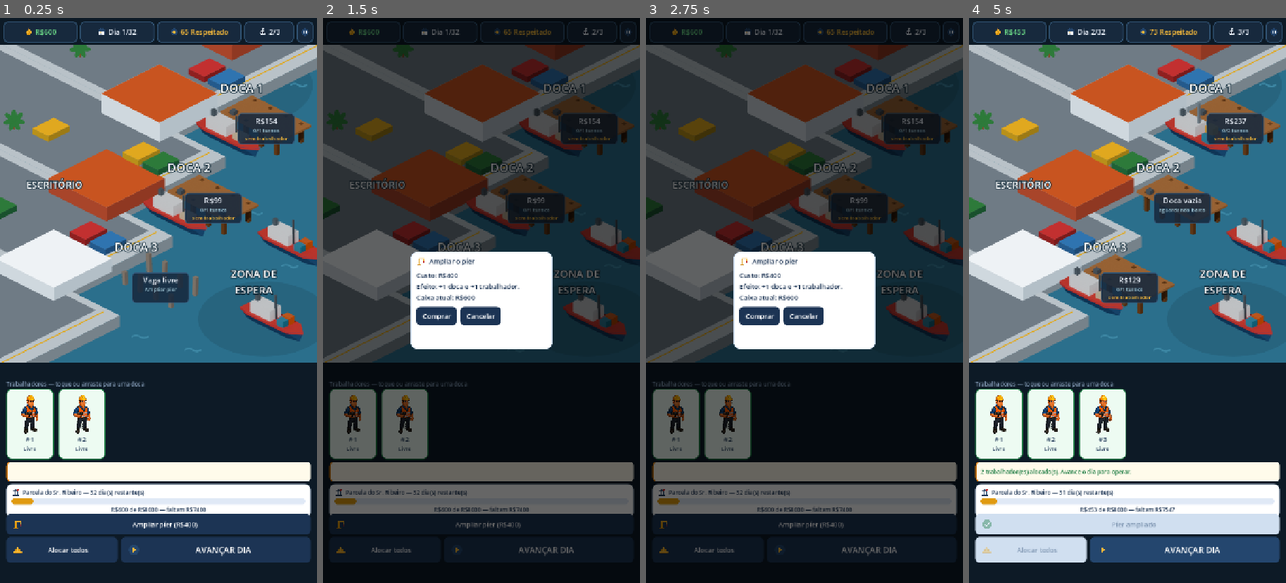
Above: before the commit, frames 1-4 (left to right).
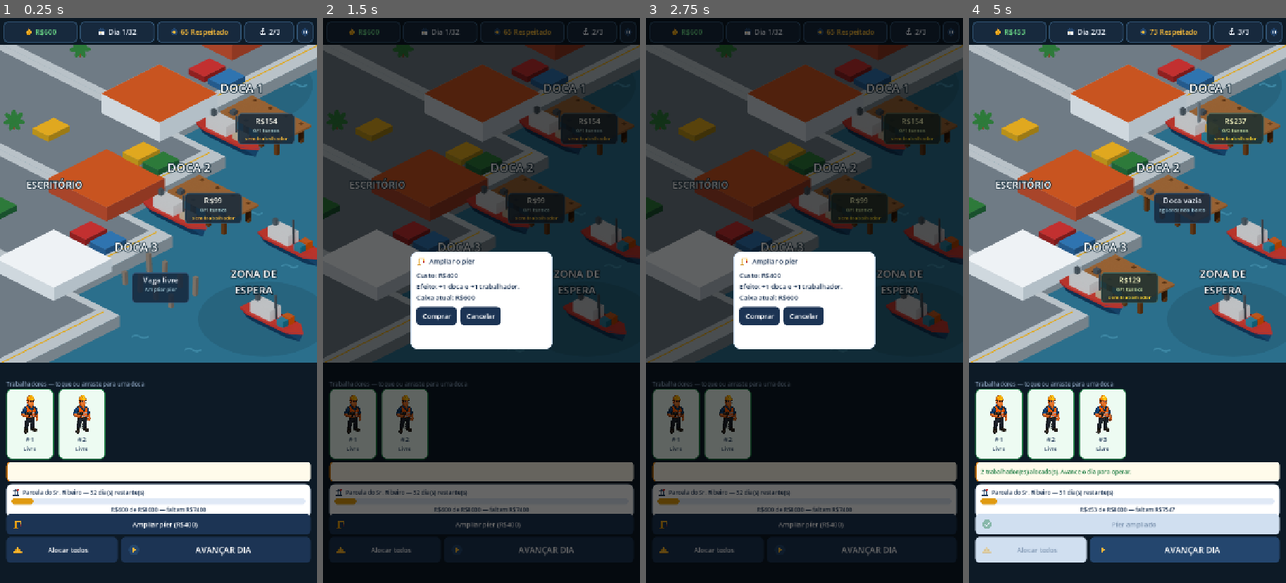
Above: after the commit, the same moments.

Repository: Brunoleon98/br-port
Game: Godot game, scene res://scenes/Main.tscn
Same seed, same stepped clock (60 frames per second), same inputs: the game is played once before the commit and once after it.
Inputs:
- Up to frame 1 (0.25 s): no input
- Up to frame 2 (1.5 s): click "Ampliar píer (R$400)" at 0.5 s; click "Alocar todos" at 1.25 s
- Up to frame 3 (2.75 s): click "AVANÇAR DIA" at 2 s
- Up to frame 4 (5 s): click "Comprar" at 2.75 s; click "Alocar todos" at 3.5 s; click "AVANÇAR DIA" at 4.25 s

The runs differ from the first frame. In frame 2, 0.5% of the frame differs, in the area x 45-100%, y 15-56%; in frame 3, 0.5%; in frame 4, 0.6%, in the area x 28-100%, y 15-53%.

Commit message:
Give the port some movement without drawing anything new
The briefing already said animation is not something you ask a generator for —
a bobbing boat is a Tween over a sprite that exists. Three of them, all in the
berth scene plus the two anchored boats.

Boats bob. A boat that has just arrived slides in from the waiting-zone side
and fades up before settling into the bob, so the berth filling reads as
something that happened rather than a sprite appearing between frames. The two
anchored boats bob on offset phases, because moving in lockstep is what gives
a trick away.

The third one earns its place twice: a berth holding a boat with nobody working
it pulses its chip amber. It is decoration and it is also the fix for what got
lost while playing — a boat waiting on a worker is easy to miss on a map this
busy, and now it asks for attention.

Verified by capturing two frames sixty apart and counting changed pixels per
band: movement in the map, none in the HUD or the footer, which is where it
should and should not be.

Co-Authored-By: Claude Opus 5 <noreply@anthropic.com>
Claude-Session: https://claude.ai/code/session_019u5RZ3eUcPEomcNVMuzr8K

Diff:
--- a/brport_vs/scripts/Dock.gd
+++ b/brport_vs/scripts/Dock.gd
@@ -30,6 +30,22 @@
 # em dia; a doca só precisa saber para onde mandar o toque.
 var trabalhador_selecionado: int = -1
 
+# ── ANIMAÇÃO ──
+# Nada aqui precisa de arte nova: é Tween sobre os sprites que já existem.
+# O balanço dá vida ao barco parado; a chegada explica de onde ele veio; e a
+# pulsação da chip aponta a doca que está esperando trabalhador — que era
+# justamente o que se perdia de vista jogando.
+const BALANCO_PX := 5.0
+const BALANCO_SEG := 1.7
+const CHEGADA_SEG := 0.5
+const PULSO_SEG := 0.9
+
+var _barco_base := Vector2.ZERO
+var _barco_id_anterior: int = -1
+var _tw_balanco: Tween
+var _tw_chegada: Tween
+var _tw_pulso: Tween
+
 @onready var _pier: TextureRect = $Pier
 @onready var _barco: TextureRect = $Barco
 @onready var _chip: PanelContainer = $Chip
@@ -49,6 +65,7 @@
 
 
 func _ready() -> void:
+	_barco_base = _barco.position
 	if dock_index >= 0:
 		refresh()
 
@@ -65,10 +82,12 @@
 	# isso eles são apagados aqui e reacesos só por quem tem o que anunciar.
 	_progresso_icone.visible = false
 	_trabalhador_icone.visible = false
+	_pulsar_chip(false)
 
 	# Vaga ainda não construída: estacas velhas, sem barco.
 	if not esta_construida():
 		_pier.texture = ArtePierVazio
+		_parar_barco()
 		_barco.texture = null
 		_valor.text = "Vaga livre"
 		_progresso.text = "Ampliar píer"
@@ -80,6 +99,7 @@
 	var boat = dock["boat"]
 
 	if boat == null:
+		_parar_barco()
 		_barco.texture = null
 		_valor.text = "Doca vazia"
 		_progresso.text = "aguardando barco"
@@ -94,12 +114,16 @@
 	_valor.text = "R$%d%s" % [valor, " (acordo)" if boat.get("matched", false) else ""]
 
 	if sob_oferta:
+		_animar_barco(int(boat["id"]))
 		_progresso_icone.visible = true
 		_progresso.text = "OFERTA DO RIVAL"
 		_trabalhador.text = ""
 		return
 
 	_progresso.text = "%d/%d turnos" % [int(boat["progress"]), int(boat["op_turns"])]
+	_animar_barco(int(boat["id"]))
+	# Barco parado esperando gente é o que o jogador precisa notar.
+	_pulsar_chip(dock["worker_id"] == null and int(boat["progress"]) == 0)
 
 	if dock["worker_id"] == null:
 		_trabalhador.text = "sem trabalhador"
@@ -148,3 +172,63 @@
 	if GameState.docks[dock_index]["worker_id"] != null:
 		GameState.release_worker(dock_index)
 		accept_event()
+
+
+# ── as animações ──
+func _parar_barco() -> void:
+	_barco_id_anterior = -1
+	for tw in [_tw_balanco, _tw_chegada]:
+		if tw != null and tw.is_valid():
+			tw.kill()
+	_barco.position = _barco_base
+
+
+func _animar_barco(barco_id: int) -> void:
+	if barco_id == _barco_id_anterior:
+		return                      # mesmo barco: já está balançando
+	var era_outro := _barco_id_anterior != -1
+	_barco_id_anterior = barco_id
+
+	if _tw_chegada != null and _tw_chegada.is_valid():
+		_tw_chegada.kill()
+	if _tw_balanco != null and _tw_balanco.is_valid():
+		_tw_balanco.kill()
+
+	# Barco novo entra deslizando do lado da zona de espera; o que já estava
+	# aqui (ao recarregar um save) simplesmente aparece.
+	if not era_outro:
+		_barco.position = _barco_base
+		_iniciar_balanco()
+		return
+
+	_barco.position = _barco_base + Vector2(90, -45)
+	_barco.modulate.a = 0.0
+	_tw_chegada = create_tween().set_parallel(true)
+	_tw_chegada.tween_property(_barco, "position", _barco_base, CHEGADA_SEG) \
+		.set_trans(Tween.TRANS_CUBIC).set_ease(Tween.EASE_OUT)
+	_tw_chegada.tween_property(_barco, "modulate:a", 1.0, CHEGADA_SEG * 0.6)
+	_tw_chegada.chain().tween_callback(_iniciar_balanco)
+
+
+func _iniciar_balanco() -> void:
+	_barco.modulate.a = 1.0
+	if _tw_balanco != null and _tw_balanco.is_valid():
+		_tw_balanco.kill()
+	_tw_balanco = create_tween().set_loops()
+	_tw_balanco.tween_property(_barco, "position:y",
+		_barco_base.y - BALANCO_PX, BALANCO_SEG).set_trans(Tween.TRANS_SINE)
+	_tw_balanco.tween_property(_barco, "position:y",
+		_barco_base.y, BALANCO_SEG).set_trans(Tween.TRANS_SINE)
+
+
+func _pulsar_chip(ligado: bool) -> void:
+	if _tw_pulso != null and _tw_pulso.is_valid():
+		_tw_pulso.kill()
+	if not ligado:
+		_chip.modulate = Color.WHITE
+		return
+	_tw_pulso = create_tween().set_loops()
+	_tw_pulso.tween_property(_chip, "modulate", Color(1.35, 1.2, 0.75), PULSO_SEG) \
+		.set_trans(Tween.TRANS_SINE)
+	_tw_pulso.tween_property(_chip, "modulate", Color.WHITE, PULSO_SEG) \
+		.set_trans(Tween.TRANS_SINE)
--- a/brport_vs/scripts/Main.gd
+++ b/brport_vs/scripts/Main.gd
@@ -61,6 +61,7 @@
 
 	_connect_game_state()
 	_refresh_all()
+	_animar_ancorados()
 
 	# Se o jogo carregou de um save já em rival_offer/debt_payment, reabre o painel certo.
 	if GameState.phase == "rival_offer" and GameState.pending_rival_dock >= 0:
@@ -69,6 +70,27 @@
 		_on_debt_due(GameState.PARCELA_AMOUNT)
 	elif GameState.phase == "game_over":
 		_on_game_over(GameState.won, GameState.end_reason)
+
+
+# Os barcos da Zona de Espera são cenário: não têm lógica, mas parados fazem o
+# porto parecer uma fotografia. Fases diferentes para não balançarem em bloco,
+# que é o que denuncia a animação como truque.
+func _animar_ancorados() -> void:
+	var fases := [0.0, 0.85]
+	var i := 0
+	for nome in ["BarcoEspera1", "BarcoEspera2"]:
+		var barco := $MapaWrap.get_node_or_null(nome) as TextureRect
+		if barco == null:
+			continue
+		var base := barco.position
+		var tw := barco.create_tween().set_loops()
+		if fases[i] > 0.0:
+			tw.tween_interval(fases[i])
+		tw.tween_property(barco, "position:y", base.y - 4.0, 2.1) \
+			.set_trans(Tween.TRANS_SINE)
+		tw.tween_property(barco, "position:y", base.y, 2.1) \
+			.set_trans(Tween.TRANS_SINE)
+		i += 1
 
 
 func _connect_game_state() -> void:
